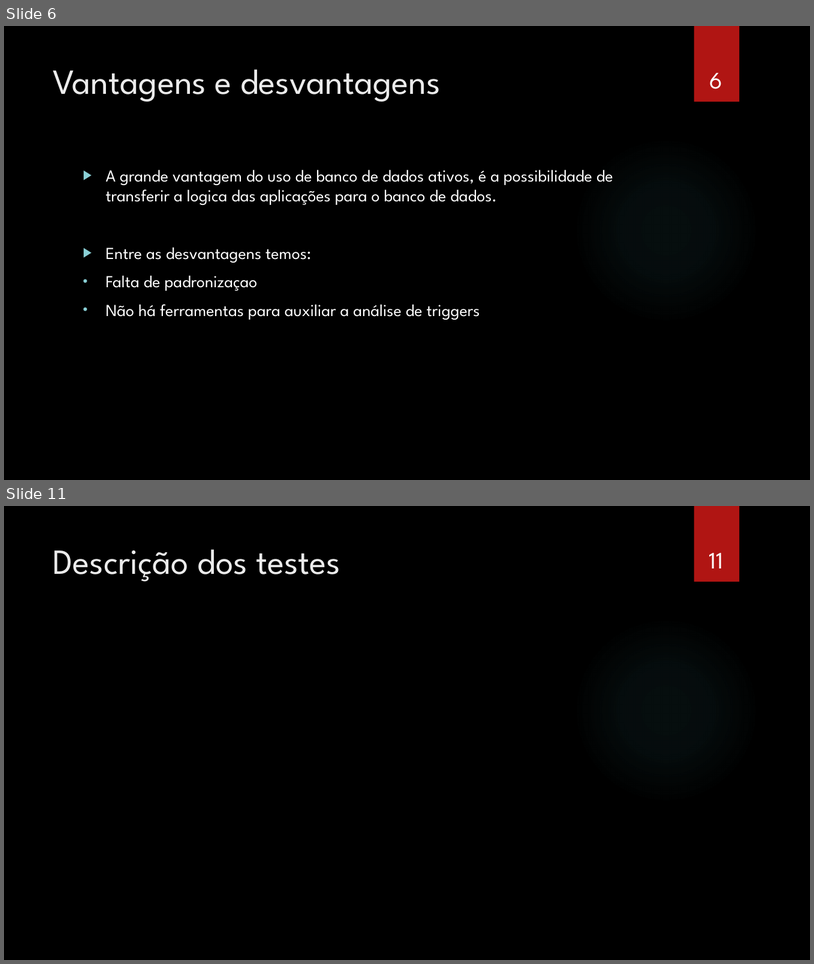
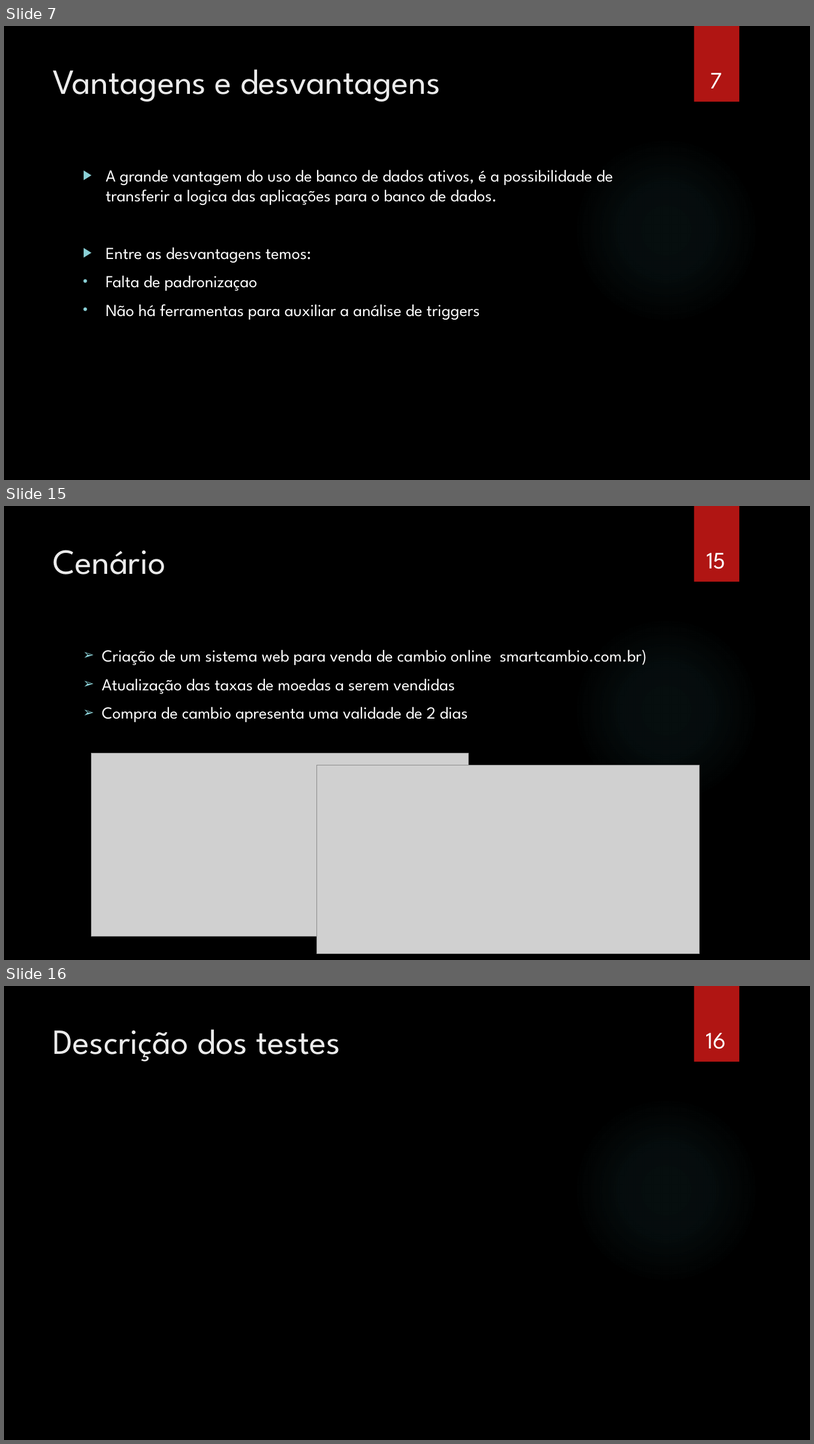
Before and after one commit to gorobaum/t2bd, a slide deck: apresentacao.pptx. Shown one above the other, each under a label of ours: slides 6 and 11 before the commit, slides 7, 15 and 16 after it; the slides between them are not shown. The pictures are 814x964 and 814x1444 pixels, drawn with LibreOffice and Linux fonts; fonts in the diff are those of the drawing; grey boxes stand for pictures; background and template pictures are left out. Boxes give left, top, right and bottom in pixels: in the first picture for what was removed or moved away, otherwise in the second. Text is boxed around its words. In the diff, an @@ line names an element or a change of style, - is before the commit and + after.

```diff
--- a/apresentacao.pptx
+++ b/apresentacao.pptx
@@ slide 15 added at [4,506,810,960], background picture (left out); not listed: 2 template elements that a slide beside it also shows @@
@@ title added at [53,550,166,574], 42 pt, text #EBEBEB @@
+Cenário
@@ page number added at [707,553,726,569], 28 pt, text #FFFFFF @@
+15
@@ text added at [102,649,647,722], 20 pt, text #FFFFFF @@
+➢ Criação de um sistema web para venda de cambio online smartcambio.com.br)
+➢ Atualização das taxas de moedas a serem vendidas
+➢ Compra de cambio apresenta uma validade de 2 dias
@@ picture added at [92,753,468,937] @@
@@ picture added at [317,765,699,954] @@
@@ what was slide 6 is now slide 7 @@
@@ page number at [710,73,722,88]: text changed @@
-6
+7
@@ what was slide 11 is now slide 16 @@
@@ page number at [707,1033,726,1049]: text changed @@
-11
+16
```
Also in this commit, not shown: 3 slides changed, 5 other slides added, 1 slide removed.
